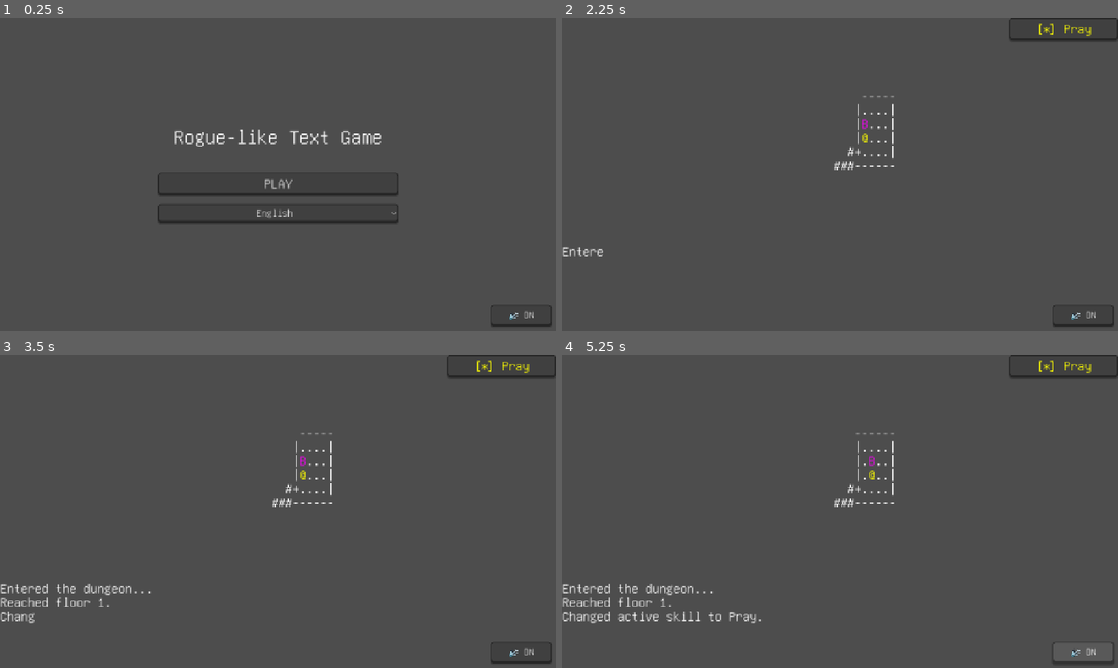
Above: before the commit, frames 1-4 (two rows, left to right).
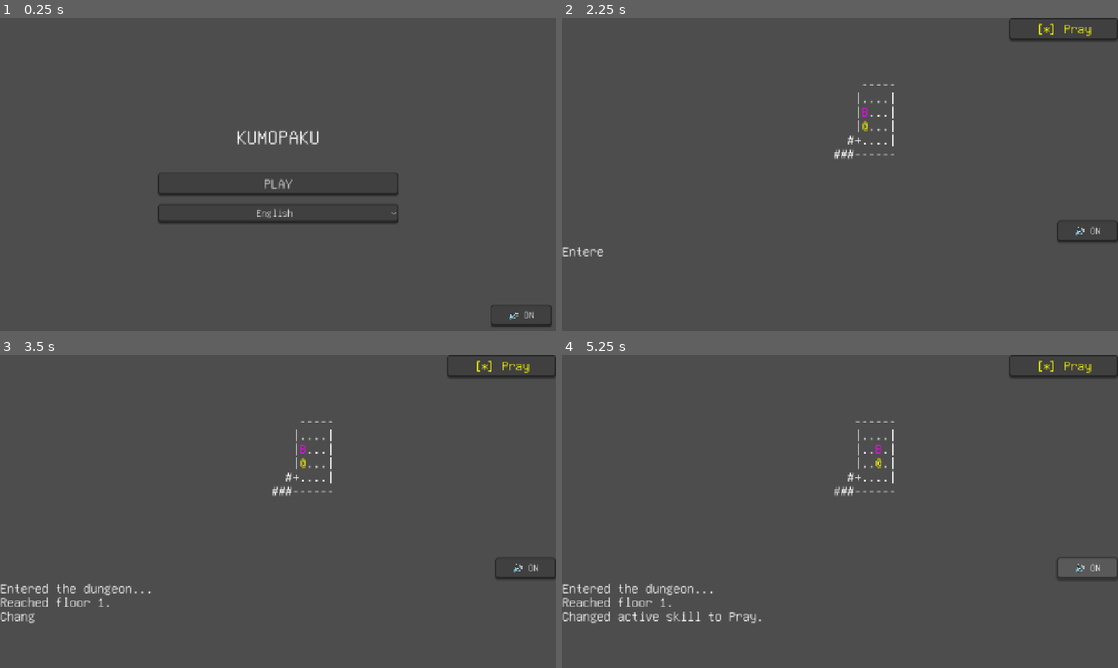
Above: after the commit, the same moments.

Repository: horaguchi/kumopaku
Game: Godot game, scene res://title.tscn
The game is run twice, just before and just after one commit, with the same random seed, the same clock (stepped at 60 frames per second) and the same inputs.
Inputs:
- Up to frame 1 (0.25 s): no input
- Up to frame 2 (2.25 s): click "🔊 ON" at 0.5 s; click "🔇 OFF" at 1.25 s; click "PLAY" at 2 s
- Up to frame 3 (3.5 s): click "[*] Pray" at 2.75 s
- Up to frame 4 (5.25 s): click "🔊 ON" at 3.5 s; click "🔇 OFF" at 4.25 s; tap Enter at 5 s; hold Right from 5.03 s (still down)

The runs differ from the first frame. In frame 1, 0.7% of the frame differs, in the area x 31-69%, y 35-42%; in frame 2, 0.7%; in frame 3, 0.7%; in frame 4, 0.8%, in the area x 49-100%, y 20-99%.

Commit message:
メッセージログの横幅を変更

Diff:
--- a/item_data.gd
+++ b/item_data.gd
@@ -939,7 +939,7 @@
 		"D": {"win": true, "message": "MSG_C_DRONE_D_WIN"},
 		"E": {"win": true, "message": "MSG_C_DRONE_E_WIN"},
 		"F": {"win": true, "message": "MSG_C_DRONE_F_WIN"},
-		"G": {"win": false, "message": "MSG_C_DRONE_G_LOSS"},
+		"G": {"win": true, "message": "MSG_C_DRONE_G_WIN"},
 		"H": {"win": true, "message": "MSG_C_DRONE_H_WIN"},
 		"I": {"win": true, "message": "MSG_C_DRONE_I_WIN"},
 		"J": {"win": true, "message": "MSG_C_DRONE_J_WIN"},
--- a/main.gd
+++ b/main.gd
@@ -18,10 +18,10 @@
 const COLOR_DISCOVERED = "#cccccc"
 
 # --- UI Nodes ---
-@onready var map_label: RichTextLabel = $HBoxContainer/LeftVBox/MapLabel
-@onready var message_log: RichTextLabel = $HBoxContainer/LeftVBox/MessageLog
-@onready var skill_container: VBoxContainer = $HBoxContainer/SkillContainer
-@onready var return_to_title_button: Button = $HBoxContainer/SkillContainer/ReturnToTitleButton
+@onready var map_label: RichTextLabel = $MainVBox/HBoxContainer/LeftVBox/MapLabel
+@onready var message_log: RichTextLabel = $MainVBox/MessageLog
+@onready var skill_container: VBoxContainer = $MainVBox/HBoxContainer/SkillContainer
+@onready var return_to_title_button: Button = $MainVBox/HBoxContainer/SkillContainer/ReturnToTitleButton
 var skill_buttons: Array[Button] = []
 
 # --- Game State ---
@@ -40,10 +40,10 @@
 # --- Audio ---
 @onready var audio_player: AudioStreamPlayer = $DialogPlayer
 @onready var walk_audio_player: AudioStreamPlayer = $WalkPlayer
-@onready var mute_button: Button = $MuteButton
+@onready var mute_button: Button = $MainVBox/MuteButton
 
 # --- Movement Repeat ---
-var move_delay := 0.2
+var move_delay := 0.15
 var move_timer := 0.0
 
 func _process(delta: float) -> void:
--- a/main.tscn
+++ b/main.tscn
@@ -13,7 +13,7 @@
 grow_vertical = 2
 script = ExtResource("1_xxx")
 
-[node name="HBoxContainer" type="HBoxContainer" parent="." unique_id=59768364]
+[node name="MainVBox" type="VBoxContainer" parent="." unique_id=1000]
 layout_mode = 1
 anchors_preset = 15
 anchor_right = 1.0
@@ -21,11 +21,15 @@
 grow_horizontal = 2
 grow_vertical = 2
 
-[node name="LeftVBox" type="VBoxContainer" parent="HBoxContainer" unique_id=1821228819]
+[node name="HBoxContainer" type="HBoxContainer" parent="MainVBox" unique_id=59768364]
+layout_mode = 2
+size_flags_vertical = 3
+
+[node name="LeftVBox" type="VBoxContainer" parent="MainVBox/HBoxContainer" unique_id=1821228819]
 layout_mode = 2
 size_flags_horizontal = 3
 
-[node name="MapLabel" type="RichTextLabel" parent="HBoxContainer/LeftVBox" unique_id=1532993429]
+[node name="MapLabel" type="RichTextLabel" parent="MainVBox/HBoxContainer/LeftVBox" unique_id=1532993429]
 layout_mode = 2
 size_flags_vertical = 3
 theme_override_font_sizes/normal_font_size = 32
@@ -33,7 +37,44 @@
 horizontal_alignment = 1
 vertical_alignment = 1
 
-[node name="MessageLog" type="RichTextLabel" parent="HBoxContainer/LeftVBox" unique_id=982466060]
+[node name="SkillContainer" type="VBoxContainer" parent="MainVBox/HBoxContainer" unique_id=1567773191]
+custom_minimum_size = Vector2(250, 0)
+layout_mode = 2
+
+[node name="SkillButton0" type="Button" parent="MainVBox/HBoxContainer/SkillContainer" unique_id=169539288]
+visible = false
+layout_mode = 2
+theme_override_font_sizes/font_size = 32
+
+[node name="SkillButton1" type="Button" parent="MainVBox/HBoxContainer/SkillContainer" unique_id=345274770]
+visible = false
+layout_mode = 2
+theme_override_font_sizes/font_size = 32
+
+[node name="SkillButton2" type="Button" parent="MainVBox/HBoxContainer/SkillContainer" unique_id=1625449188]
+visible = false
+layout_mode = 2
+theme_override_font_sizes/font_size = 32
+
+[node name="SkillButton3" type="Button" parent="MainVBox/HBoxContainer/SkillContainer" unique_id=1850920304]
+visible = false
+layout_mode = 2
+theme_override_font_sizes/font_size = 32
+
+[node name="ReturnToTitleButton" type="Button" parent="MainVBox/HBoxContainer/SkillContainer" unique_id=999999999]
+visible = false
+layout_mode = 2
+theme_override_font_sizes/font_size = 32
+text = "Return to Title"
+
+[node name="MuteButton" type="Button" parent="MainVBox" unique_id=73928104]
+custom_minimum_size = Vector2(140, 50)
+layout_mode = 2
+size_flags_horizontal = 8
+theme_override_font_sizes/font_size = 24
+text = "🔊 ON"
+
+[node name="MessageLog" type="RichTextLabel" parent="MainVBox" unique_id=982466060]
 custom_minimum_size = Vector2(0, 200)
 layout_mode = 2
 theme_override_font_sizes/normal_font_size = 32
@@ -41,56 +82,11 @@
 theme_override_font_sizes/bold_italics_font_size = 32
 theme_override_font_sizes/italics_font_size = 32
 theme_override_font_sizes/mono_font_size = 32
+bbcode_enabled = true
 scroll_following = true
-
-[node name="SkillContainer" type="VBoxContainer" parent="HBoxContainer" unique_id=1567773191]
-custom_minimum_size = Vector2(250, 0)
-layout_mode = 2
-
-[node name="SkillButton0" type="Button" parent="HBoxContainer/SkillContainer" unique_id=169539288]
-visible = false
-layout_mode = 2
-theme_override_font_sizes/font_size = 32
-
-[node name="SkillButton1" type="Button" parent="HBoxContainer/SkillContainer" unique_id=345274770]
-visible = false
-layout_mode = 2
-theme_override_font_sizes/font_size = 32
-
-[node name="SkillButton2" type="Button" parent="HBoxContainer/SkillContainer" unique_id=1625449188]
-visible = false
-layout_mode = 2
-theme_override_font_sizes/font_size = 32
-
-[node name="SkillButton3" type="Button" parent="HBoxContainer/SkillContainer" unique_id=1850920304]
-visible = false
-layout_mode = 2
-theme_override_font_sizes/font_size = 32
-
-[node name="ReturnToTitleButton" type="Button" parent="HBoxContainer/SkillContainer" unique_id=999999999]
-visible = false
-layout_mode = 2
-theme_override_font_sizes/font_size = 32
-text = "Return to Title"
 
 [node name="DialogPlayer" type="AudioStreamPlayer" parent="." unique_id=1382012761]
 stream = ExtResource("2_yyy")
 
 [node name="WalkPlayer" type="AudioStreamPlayer" parent="." unique_id=1759680520]
 stream = ExtResource("3_zzz")
-
-[node name="MuteButton" type="Button" parent="." unique_id=73928104]
-layout_mode = 1
-anchors_preset = 3
-anchor_left = 1.0
-anchor_top = 1.0
-anchor_right = 1.0
-anchor_bottom = 1.0
-offset_left = -150.0
-offset_top = -60.0
-offset_right = -10.0
-offset_bottom = -10.0
-grow_horizontal = 0
-grow_vertical = 0
-theme_override_font_sizes/font_size = 24
-text = "🔊 ON"
--- a/title.tscn
+++ b/title.tscn
@@ -29,7 +29,7 @@
 [node name="Label" type="Label" parent="VBoxContainer" unique_id=657326216]
 layout_mode = 2
 theme_override_font_sizes/font_size = 48
-text = "Rogue-like Text Game"
+text = "KUMOPAKU"
 horizontal_alignment = 1
 
 [node name="HSeparator" type="HSeparator" parent="VBoxContainer"]
